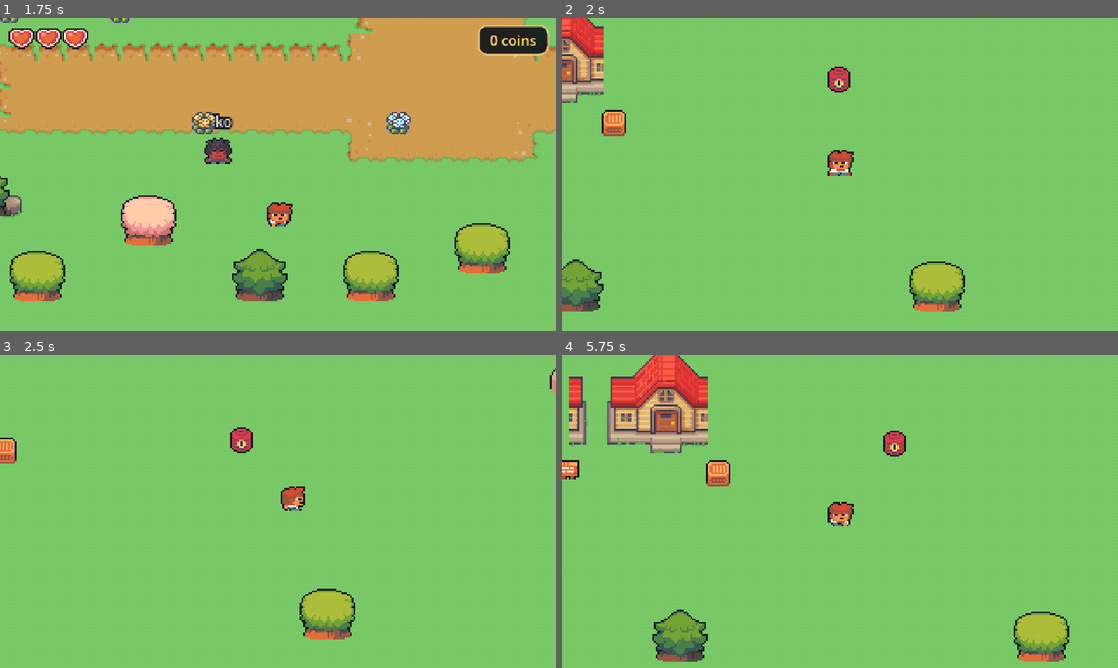
Above: before the commit, frames 1-4 (two rows, left to right).
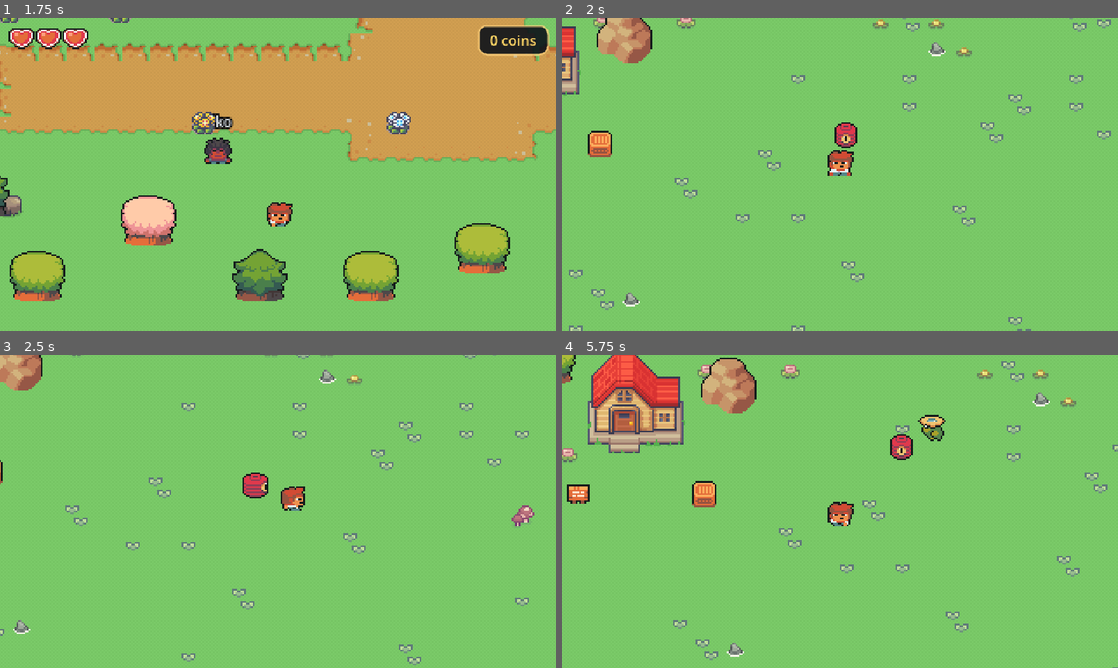
Above: after the commit, the same moments.

Repository: greenhmatthew-ux/sushi-valley
Game: Godot game, scene res://src/scenes/world.tscn
Two runs of this game, one before a commit and one after it. Both use one fixed random seed, a clock stepped at 60 frames per second and the inputs below.
Inputs (mouse positions are in pixels of both pictures, inside the frame that each line leads up to):
- Up to frame 1 (1.75 s): tap Enter (ui_accept) at 0.5, 0.77, 1.25, 1.52 s; move the mouse to (400, 158) at 0.52 s; hold D (move_right) 0.53-1.28 s; hold E (interact) 0.53-1.28 s; click (400, 158) at 0.67 s; move the mouse to (166, 190) at 1.27 s; hold S (move_down) from 1.28 s (still down); tap J (attack) at 1.35 s; tap E (interact) at 1.55 s
- Up to frame 2 (2 s): keep holding S (move_down)
- Up to frame 3 (2.5 s): move the mouse to (333, 442) at 2.02 s; release S (move_down) at 2.03 s; hold D (move_right) from 2.03 s (still down); hold E (interact) from 2.03 s (still down)
- Up to frame 4 (5.75 s): move the mouse to (812, 574) at 2.77 s; release D (move_right) at 2.78 s; release E (interact) at 2.78 s; hold W (move_up) 2.78-3.53 s; tap 1 at 2.85 s; click (812, 574) at 2.92 s; tap Enter (ui_accept) at 3.02, 3.77, 4.52 s; tap E (interact) at 3.05, 4.55 s; move the mouse to (1006, 558) at 3.52 s; hold E (interact) 3.53-4.28 s; hold A (move_left) 3.53-5.03 s; move the mouse to (673, 464) at 4.27 s; tap J (attack) at 4.35 s; move the mouse to (867, 511) at 5.02 s; hold S (move_down) from 5.03 s (still down); hold E (interact) from 5.03 s (still down); click (867, 511) at 5.17 s

Frame 1 is identical in both runs. In frame 2, 8.4% of the frame differs, in the area x 0-99%, y 0-100%; in frame 3, 4.9%; in frame 4, 13%, in the area x 0-100%, y 0-100%.

Commit message:
feat(wilds): level-design pass — textured meadow, groves, fixed house
Fundamentals over flat fill (Matthew: level design "SO BAD"). The wilds ground
was one grass tile stamped everywhere with props scattered like confetti; now:

- a Detail layer washes the grass with restrained Sprout decals (leaf tufts,
  clustered wildflower beds, rare mushrooms/pebbles) so it reads as a meadow,
  not a monotone field — low density per the "not that dense" brief
- trees regrouped into corner groves framing an open central combat clearing;
  rocks clustered; enemies staggered along the approach
- the outpost gets a flower-bed yard so it reads as a frontier post, not a
  house dropped in a field
- REPLACE the mis-cropped building_house.png (its 80px width baked in slivers
  of neighbour houses) with a clean 64x64 farmhouse re-extracted from the
  serene_village sheet; collision footprint retuned to match

Co-Authored-By: Claude Opus 4.8 <noreply@anthropic.com>

Diff:
--- a/src/scenes/wilds.gd
+++ b/src/scenes/wilds.gd
@@ -1,29 +1,147 @@
 extends Node2D
-## The wilds — an open combat area reached by a path out of the village. Unlike the safe
-## starting area (where foes are sparring partners you opt into), the monsters here are
-## AGGRO: they chase on sight and strike, driving the player's HP/hearts. Ground is built
-## in code (this workflow has no interactive editor); trees/rocks and enemies are authored
-## in the .tscn at a deliberately low density.
+## The wilds — an open combat frontier reached by a path out of the village. Foes here are
+## AGGRO (unlike the safe village where you opt into sparring). Ground is generated in code
+## (this workflow has no interactive editor): a grass base plus a restrained DETAIL layer —
+## a light meadow of grass tufts, clustered wildflowers, the odd mushroom/pebble — so it
+## never reads as a flat monotone field. Trees/rocks/outpost/enemies are authored in the
+## .tscn, grouped into groves and a yard framing an open central clearing to fight in.
+##
+## Detail comes from the Sprout decal sheet (the same set the village scatters), for a
+## consistent look. Density is deliberately low: textured, not overgrown.
 
 const TILE := 16
 const W := 42   # tiles wide
 const H := 28   # tiles tall
-const GRASS := Vector2i(4, 0)   # serene_village grass tile
+const GEN_SEED := 20260727   # fixed so the generated meadow is stable run-to-run
+
+const GRASS := Vector2i(4, 0)   # serene_village grass (ground, source 0)
+
+# Sprout decal atlas (source 1): confirmed by inspecting sprout-basic-grass-biome.png.
+const TUFTS: Array[Vector2i] = [Vector2i(5, 1), Vector2i(6, 1)]           # small leaf clumps
+const FLOWERS: Array[Vector2i] = [Vector2i(6, 2), Vector2i(6, 3), Vector2i(7, 3)]  # yellow/pink
+const MUSHROOM := Vector2i(5, 0)
+const PEBBLE := Vector2i(6, 4)
 
 @onready var ground: TileMapLayer = $Ground
 @onready var entities: Node2D = $Entities
+var detail: TileMapLayer
+
+var _rng := RandomNumberGenerator.new()
+var _blocked: Dictionary = {}   # tiles under props/buildings — kept clear of detail
 
 
 func _ready() -> void:
+	_rng.seed = GEN_SEED
+	_build_tileset()
 	_build_ground()
+	_mark_occupied()
+	_build_detail()
 	_place_player()
 	_clamp_camera()
+
+
+## One shared TileSet: source 0 is serene_village (grass ground), source 1 is the Sprout decal
+## sheet (meadow detail). Built in code so every coord we paint is registered. Ground keeps
+## the .tscn tile_set slot; the Detail layer is created here, just above Ground and below the
+## y-sorted Entities so the player and trees draw over the flowers.
+func _build_tileset() -> void:
+	var ts := TileSet.new()
+	ts.tile_size = Vector2i(TILE, TILE)
+
+	var grass_src := TileSetAtlasSource.new()
+	grass_src.texture = preload("res://assets/tilesets/serene_village.png")
+	grass_src.texture_region_size = Vector2i(TILE, TILE)
+	grass_src.create_tile(GRASS)
+	ts.add_source(grass_src, 0)
+
+	var decal_src := TileSetAtlasSource.new()
+	decal_src.texture = preload("res://assets/sprites/sprout-basic-grass-biome.png")
+	decal_src.texture_region_size = Vector2i(TILE, TILE)
+	var coords: Array[Vector2i] = [MUSHROOM, PEBBLE]
+	coords.append_array(TUFTS)
+	coords.append_array(FLOWERS)
+	for c in coords:
+		decal_src.create_tile(c)
+	ts.add_source(decal_src, 1)
+
+	ground.tile_set = ts
+	detail = TileMapLayer.new()
+	detail.name = "Detail"
+	detail.tile_set = ts
+	detail.texture_filter = CanvasItem.TEXTURE_FILTER_NEAREST
+	add_child(detail)
+	move_child(detail, 1)   # Ground(0) < Detail(1) < Entities(2)
 
 
 func _build_ground() -> void:
 	for x in W:
 		for y in H:
 			ground.set_cell(Vector2i(x, y), 0, GRASS)
+
+
+## Record the tiles a prop/building sits on so scattered detail never pokes through a house
+## base or a trunk. The outpost gets a bigger pad; small props just their own tile.
+func _mark_occupied() -> void:
+	for e in entities.get_children():
+		if not (e is Node2D):
+			continue
+		var t := _to_tile((e as Node2D).position)
+		var pad := 2 if String(e.name).begins_with("Outpost") else 1
+		for dx in range(-pad, pad + 1):
+			for dy in range(-pad, pad + 1):
+				_blocked[t + Vector2i(dx, dy)] = true
+
+
+## Restrained meadow: a light wash of grass tufts across the open grass, tight wildflower
+## patches for colour, and rare mushroom/pebble accents. Then a flower bed framing the yard.
+func _build_detail() -> void:
+	for x in range(1, W - 1):
+		for y in range(1, H - 1):
+			var c := Vector2i(x, y)
+			if _blocked.has(c):
+				continue
+			var roll := _rng.randf()
+			if roll < 0.11:
+				_set_detail(c, TUFTS[_rng.randi() % TUFTS.size()])
+			elif roll < 0.118:
+				_set_detail(c, PEBBLE)
+			elif roll < 0.122:
+				_set_detail(c, MUSHROOM)
+
+	# Wildflower patches — clustered so colour reads as beds, not confetti (overwrites tufts).
+	for i in 7:
+		var center := Vector2i(_rng.randi_range(3, W - 4), _rng.randi_range(3, H - 4))
+		var species: Vector2i = FLOWERS[_rng.randi() % FLOWERS.size()]
+		for j in _rng.randi_range(4, 7):
+			var c := center + Vector2i(_rng.randi_range(-2, 2), _rng.randi_range(-1, 1))
+			_set_detail(c, species)
+
+	_build_outpost_yard()
+
+
+## A tended flower bed flanking the outpost front, so it reads as someone's frontier post.
+func _build_outpost_yard() -> void:
+	var base := _to_tile(_outpost_pos())
+	for cell in [Vector2i(-3, 2), Vector2i(-3, 3), Vector2i(-2, 3),
+			Vector2i(3, 2), Vector2i(3, 3), Vector2i(2, 3)]:
+		_set_detail(base + cell, FLOWERS[_rng.randi() % FLOWERS.size()])
+
+
+func _set_detail(c: Vector2i, tile: Vector2i) -> void:
+	if c.x < 1 or c.x >= W - 1 or c.y < 1 or c.y >= H - 1:
+		return
+	if _blocked.has(c):
+		return
+	detail.set_cell(c, 1, tile)   # source 1 = Sprout decals
+
+
+func _outpost_pos() -> Vector2:
+	var o := entities.get_node_or_null("Outpost")
+	return (o as Node2D).position if o != null else Vector2(160, 300)
+
+
+func _to_tile(p: Vector2) -> Vector2i:
+	return Vector2i(int(floor(p.x / TILE)), int(floor(p.y / TILE)))
 
 
 func _place_player() -> void:
--- a/src/scenes/wilds.tscn
+++ b/src/scenes/wilds.tscn
@@ -52,79 +52,79 @@
 auto_enter = true
 
 [node name="Tree0" parent="Entities" instance=ExtResource("6_prop")]
-position = Vector2(48, 96)
+position = Vector2(56, 72)
 texture = ExtResource("7_tg")
 foot_size = Vector2(10, 5)
 foot_offset = Vector2(0, -2)
 
 [node name="Tree1" parent="Entities" instance=ExtResource("6_prop")]
-position = Vector2(176, 56)
+position = Vector2(104, 60)
 texture = ExtResource("8_tl")
 foot_size = Vector2(10, 5)
 foot_offset = Vector2(0, -2)
 
 [node name="Tree2" parent="Entities" instance=ExtResource("6_prop")]
-position = Vector2(360, 56)
+position = Vector2(72, 120)
 texture = ExtResource("9_ts")
 foot_size = Vector2(10, 5)
 foot_offset = Vector2(0, -2)
 
 [node name="Tree3" parent="Entities" instance=ExtResource("6_prop")]
-position = Vector2(560, 72)
+position = Vector2(600, 80)
 texture = ExtResource("7_tg")
 foot_size = Vector2(10, 5)
 foot_offset = Vector2(0, -2)
 
 [node name="Tree4" parent="Entities" instance=ExtResource("6_prop")]
-position = Vector2(616, 208)
+position = Vector2(624, 128)
 texture = ExtResource("8_tl")
 foot_size = Vector2(10, 5)
 foot_offset = Vector2(0, -2)
 
 [node name="Tree5" parent="Entities" instance=ExtResource("6_prop")]
-position = Vector2(592, 376)
+position = Vector2(600, 352)
 texture = ExtResource("9_ts")
 foot_size = Vector2(10, 5)
 foot_offset = Vector2(0, -2)
 
 [node name="Tree6" parent="Entities" instance=ExtResource("6_prop")]
-position = Vector2(392, 416)
+position = Vector2(560, 400)
 texture = ExtResource("7_tg")
 foot_size = Vector2(10, 5)
 foot_offset = Vector2(0, -2)
 
 [node name="Tree7" parent="Entities" instance=ExtResource("6_prop")]
-position = Vector2(184, 416)
+position = Vector2(64, 368)
 texture = ExtResource("8_tl")
 foot_size = Vector2(10, 5)
 foot_offset = Vector2(0, -2)
 
 [node name="Tree8" parent="Entities" instance=ExtResource("6_prop")]
-position = Vector2(56, 376)
+position = Vector2(40, 296)
 texture = ExtResource("9_ts")
 foot_size = Vector2(10, 5)
 foot_offset = Vector2(0, -2)
 
 [node name="Tree9" parent="Entities" instance=ExtResource("6_prop")]
-position = Vector2(40, 240)
+position = Vector2(108, 256)
 texture = ExtResource("7_tg")
 foot_size = Vector2(10, 5)
 foot_offset = Vector2(0, -2)
 
 [node name="Rock0" parent="Entities" instance=ExtResource("6_prop")]
-position = Vector2(120, 176)
+position = Vector2(212, 272)
 texture = ExtResource("10_rk")
 foot_size = Vector2(20, 8)
 foot_offset = Vector2(0, -3)
 
 [node name="Rock1" parent="Entities" instance=ExtResource("6_prop")]
-position = Vector2(536, 280)
+position = Vector2(576, 152)
 texture = ExtResource("10_rk")
 foot_size = Vector2(20, 8)
 foot_offset = Vector2(0, -3)
 
 [node name="Mushroom" parent="Entities" instance=ExtResource("11_enemy")]
-position = Vector2(240, 176)
+position = Vector2(300, 180)
 behavior = 2
 enemy_atk = 4
 sprite_sheet = ExtResource("15_mush")
@@ -133,7 +133,7 @@
 coin_variance = 2
 
 [node name="Kappa" parent="Entities" instance=ExtResource("11_enemy")]
-position = Vector2(448, 208)
+position = Vector2(432, 244)
 behavior = 2
 enemy_atk = 4
 sprite_sheet = ExtResource("16_kappa")
@@ -142,7 +142,7 @@
 coin_variance = 2
 
 [node name="Lantern" parent="Entities" instance=ExtResource("11_enemy")]
-position = Vector2(336, 288)
+position = Vector2(340, 320)
 behavior = 2
 enemy_atk = 4
 sprite_sheet = ExtResource("17_lantern")
@@ -153,17 +153,17 @@
 [node name="Outpost" parent="Entities" instance=ExtResource("6_prop")]
 position = Vector2(160, 300)
 texture = ExtResource("12_bld")
-foot_size = Vector2(72, 14)
-foot_offset = Vector2(0, -6)
+foot_size = Vector2(56, 12)
+foot_offset = Vector2(0, -4)
 
 [node name="Barrel" parent="Entities" instance=ExtResource("6_prop")]
-position = Vector2(206, 314)
+position = Vector2(198, 326)
 texture = ExtResource("13_bar")
 foot_size = Vector2(10, 5)
 foot_offset = Vector2(0, -2)
 
 [node name="Crate" parent="Entities" instance=ExtResource("6_prop")]
-position = Vector2(120, 312)
+position = Vector2(126, 326)
 texture = ExtResource("14_crate")
 foot_size = Vector2(10, 5)
 foot_offset = Vector2(0, -2)
Binary file changed: assets/props/building_house.png
